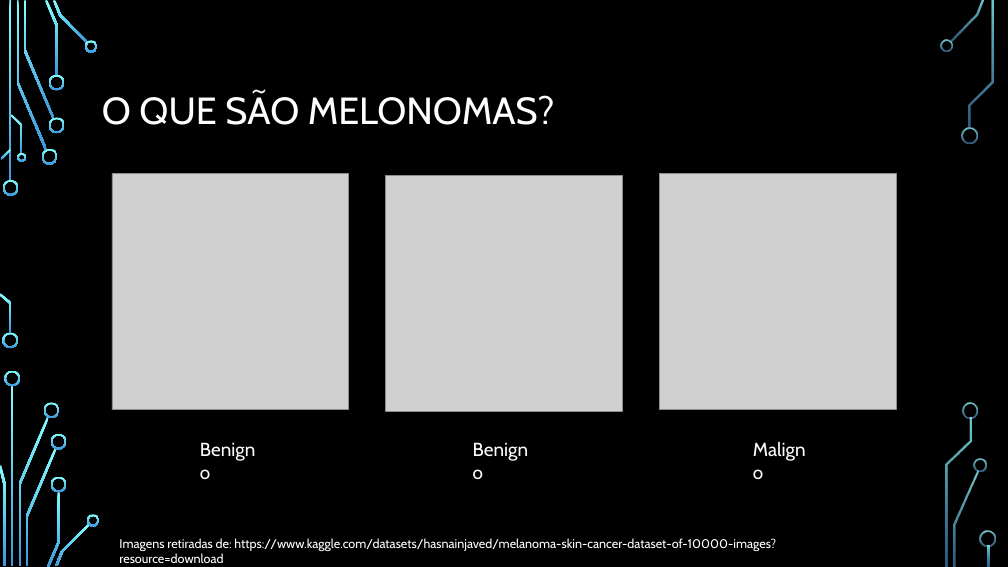
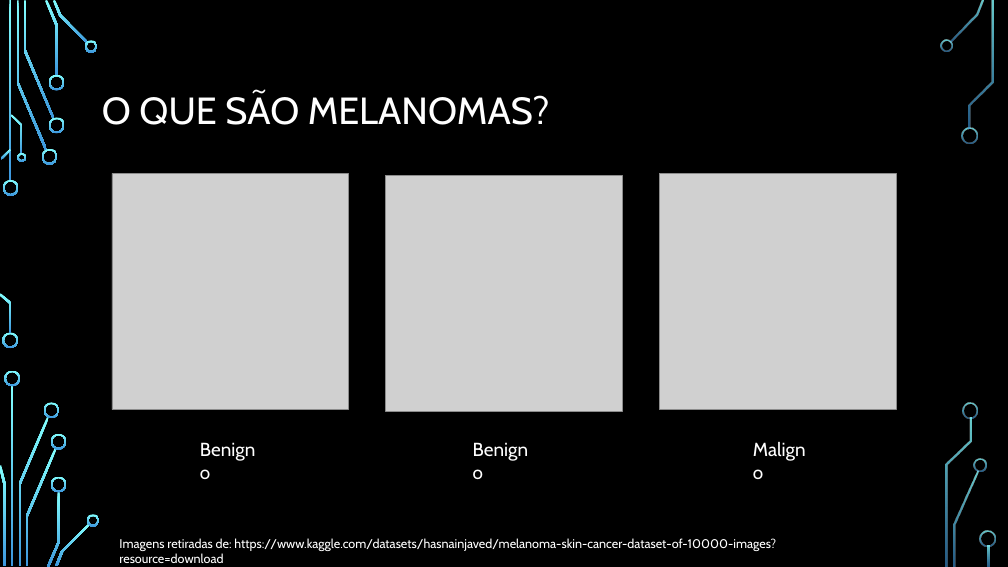
Before and after one commit to edgaralves33017/AB2023_2024v, a slide deck: slide 2 of proj1/apresentacao/apr1.pptx. Drawn at 1008x567 pixels with LibreOffice and Linux fonts; fonts in the diff are those of the drawing; grey boxes stand for pictures; background and template pictures are left out. Boxes give left, top, right and bottom in pixels: in the first picture for what was removed or moved away, otherwise in the second. Text is boxed around its words. In the diff, an @@ line names an element or a change of style, - is before the commit and + after.

```diff
--- a/proj1/apresentacao/apr1.pptx
+++ b/proj1/apresentacao/apr1.pptx
@@ title at (102, 92, 550, 125): text changed @@
-O QUE SÃO MELONOMAS?
+O QUE SÃO MELANOMAS?
```
Also in this commit, not shown: 2 other slides changed, 3 slides added, 4 other files.
